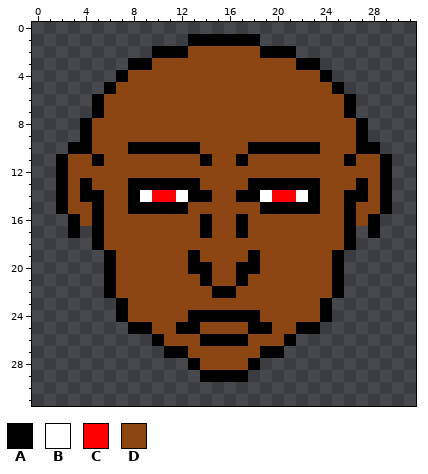
File history of a pixel-art sprite, portrait_1.png. Above is the file before it was changed.
The file is 32x32 pixels.
Palette (. is transparent): A #000000  B #ffffff  C #ff0000  D #8b4513
Pixels before, first column x 2:
 1 ...........AAAAAA...........
 2 ........AAADDDDDDAAA........
 3 ......AADDDDDDDDDDDDAA......
 4 .....ADDDDDDDDDDDDDDDDA.....
 5 ....ADDDDDDDDDDDDDDDDDDA....
 6 ...ADDDDDDDDDDDDDDDDDDDDA...
 7 ...ADDDDDDDDDDDDDDDDDDDDA...
 8 ..ADDDDDDDDDDDDDDDDDDDDDDA..
 9 ..ADDDDDDDDDDDDDDDDDDDDDDA..
10 .AADDDAAAAAADDDDAAAAAADDDAA.
11 ADDADDDDDDDDADDADDDDDDDDADDA
12 ADDDDDDDDDDDDDDDDDDDDDDDDDDA
13 ADADDDAAAAAADDDDAAAAAADDDADA
14 ADAADDABCCBAADDAABCCBADDAADA
15 ADDADDAAAAADDDDDDAAAAADDADDA
16 .ADADDDDDDDDADDADDDDDDDDADA.
17 .A.ADDDDDDDDADDADDDDDDDDA.A.
18 ...ADDDDDDDDDDDDDDDDDDDDA...
19 ....ADDDDDDADDDDADDDDDDA....
20 ....ADDDDDDAADDAADDDDDDA....
21 ....ADDDDDDDADDADDDDDDDA....
22 ....ADDDDDDDDAADDDDDDDDA....
23 .....ADDDDDDDDDDDDDDDDA.....
24 .....ADDDDDAAAAAADDDDDA.....
25 ......AADDAADDDDAADDAA......
26 ........ADDDAAAADDDA........
27 .........AADDDDDDAA.........
28 ...........ADDDDA...........
29 ............AAAA............
After the commit:
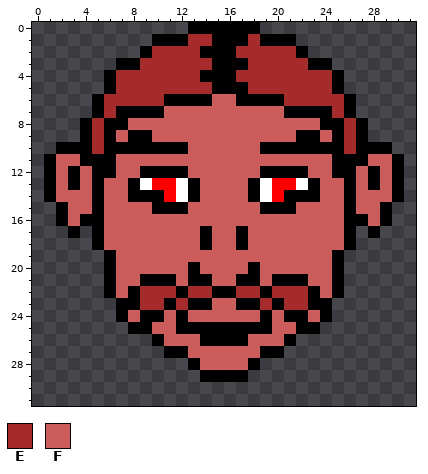
Colours new in this view: E #a52a2a  F #cd5c5c
Changes in this commit:
Changed rows in their new state; - is an unchanged pixel.
first column x 1:
 0 ------------AAAAAA------------
 1 ---------AAAEE---EAAA---------
 2 --------AEEEEAAAEEEEEA--------
 3 ------A-EEEEEEAAAEEEEE-A------
 4 -----AEEEEEEEAAAEEEEEEEEA-----
 5 ------EEEEEEEEAAAEEEEEEE------
 6 -----EEEEEAAAAFFAAAAEEEEE-----
 7 -----EAAAAFFFFFFFFFFAAAAE-----
 8 ----EAAFFFFFFFFFFFFFFFFAAE----
 9 ----EAFAAFFFFFFFFFFFFAAFAE----
10 -A--EAA-----FFFFFF-----AAE--A-
11 AFFA-AFFFFFFFFFFFFFFFFFFA-AFFA
12 AFAFAAFFAAAAFFFFFFAAAAFFAAFAFA
13 AFAFAFF-BCCB-FFFF-BCCB-FFAFAFA
14 AFFF-FF-AA---FFFF---AA-FF-FFFA
15 --FF-FFFF---FFFFFF---FFFF-FF--
16 -AFA-FFFFFFFFFFFFFFFFFFFF-AFA-
17 -----FFFFFFFF-FF-FFFFFFFF-----
18 -----FFFFFFFFAFFAFFFFFFFF-----
19 ------FFFFFFFFFFFFFFFFFF------
20 ------FFFFFF-FFFF-FFFFFF------
21 ------FFAAAFA-FF-AFAAAFF------
22 ------FAEEEAEE--EEAEEEAF------
23 -------AEEAEAAFFAAEAEEA-------
24 -------FAAFAFFFFFFAFAAF-------
25 ---------FF--AAAA--FF---------
26 ----------FFF----FFF----------
27 ------------FFFFFF------------
28 -------------FFFF-------------
Changed places in both pictures, as pixel boxes (x1, y1, x2, y2):
changed: (44, 22, 404, 370)
